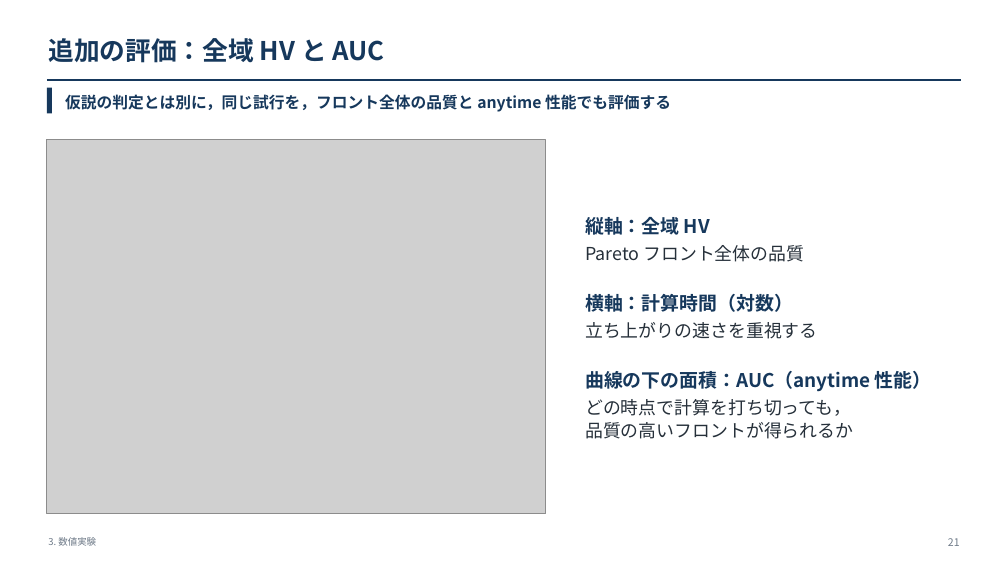
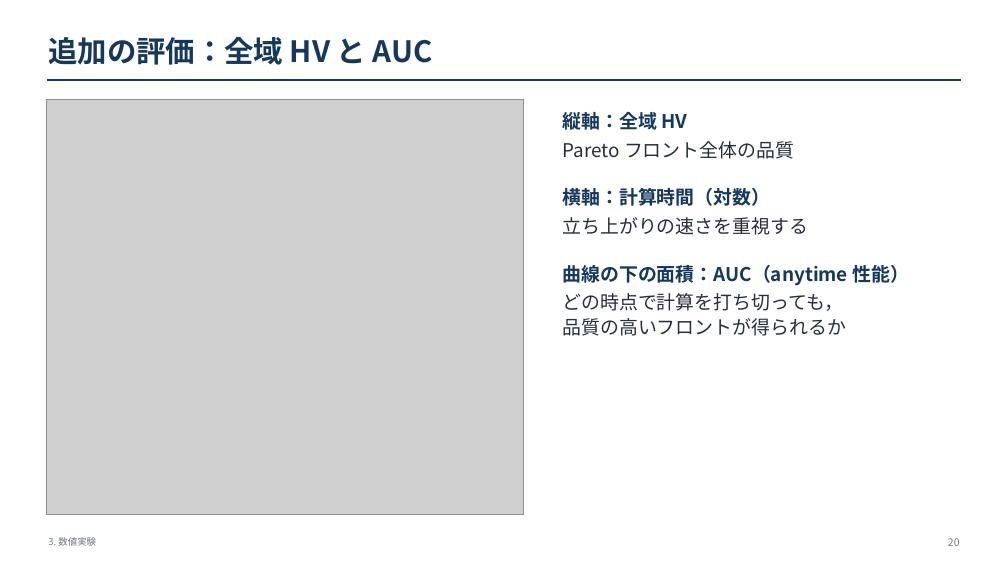
Before and after one commit to kitotakumi/stability_scheduling, a slide deck: slide 20 of doc/presentation_materials/JIMA2026fall_発表.pptx (slide 21 before the commit). Drawn at 1008x567 pixels with LibreOffice and Linux fonts; fonts in the diff are those of the drawing; grey boxes stand for pictures. Boxes give left, top, right and bottom in pixels: in the first picture for what was removed or moved away, otherwise in the second. Text is boxed around its words. In the diff, an @@ line names an element or a change of style, - is before the commit and + after.

```diff
--- a/doc/presentation_materials/JIMA2026fall_発表.pptx
+++ b/doc/presentation_materials/JIMA2026fall_発表.pptx
@@ text "追加の評価：全域 HV と AUC" at (x1=48, y1=37, x2=433, y2=65): size 24.5 to 28 pt @@
@@ rectangle removed at (x1=47, y1=88, x2=52, y2=113) @@
@@ picture resized from (x1=47, y1=140, x2=546, y2=514) to (x1=47, y1=100, x2=523, y2=515) @@
@@ text removed at (x1=65, y1=94, x2=671, y2=112) @@
-仮説の判定とは別に，同じ試行を，フロント全体の品質と anytime 性能でも評価する
@@ text "縦軸：全域 HV" moved from (x1=585, y1=217, x2=932, y2=439) to (x1=562, y1=112, x2=909, y2=336) @@
@@ text "縦軸：全域 HV" at (x1=562, y1=112, x2=909, y2=336): vertical alignment middle to top @@
@@ text at (x1=562, y1=141, x2=909, y2=336): size 17 to 18 pt in "Pareto フロント全体の品質", "立ち上がりの速さを重視する", "どの時点で計算を打ち切っても， 品質の高いフロントが得られるか"; less space between paragraphs @@
@@ text at (x1=948, y1=538, x2=960, y2=546): text changed @@
-21
+20
```
Also in this commit, not shown: 32 other slides changed, 1 slide removed, 15 other files.
